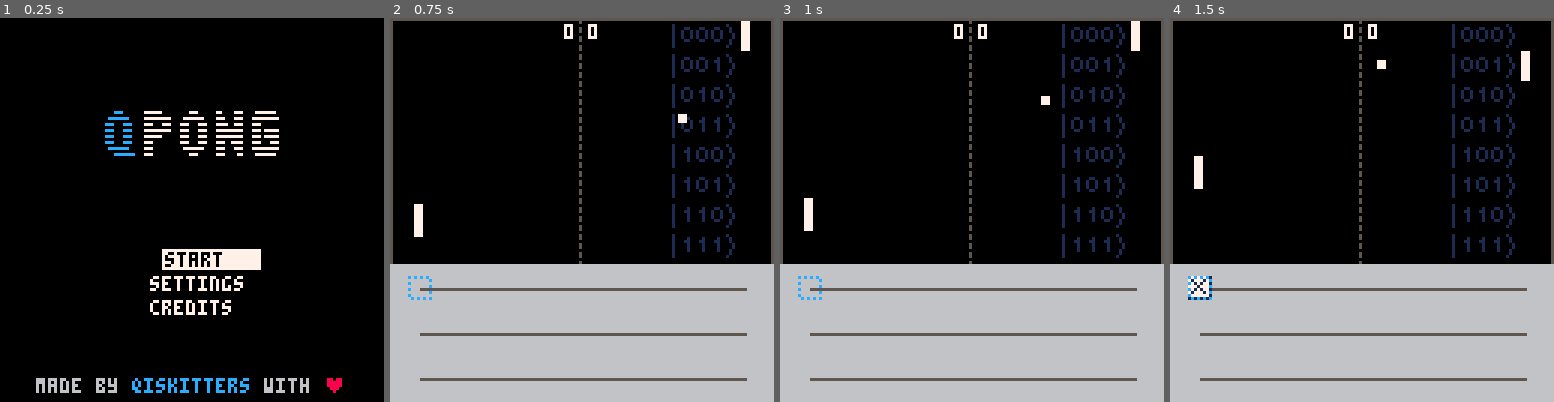
Above: before the commit, frames 1-4 (left to right).
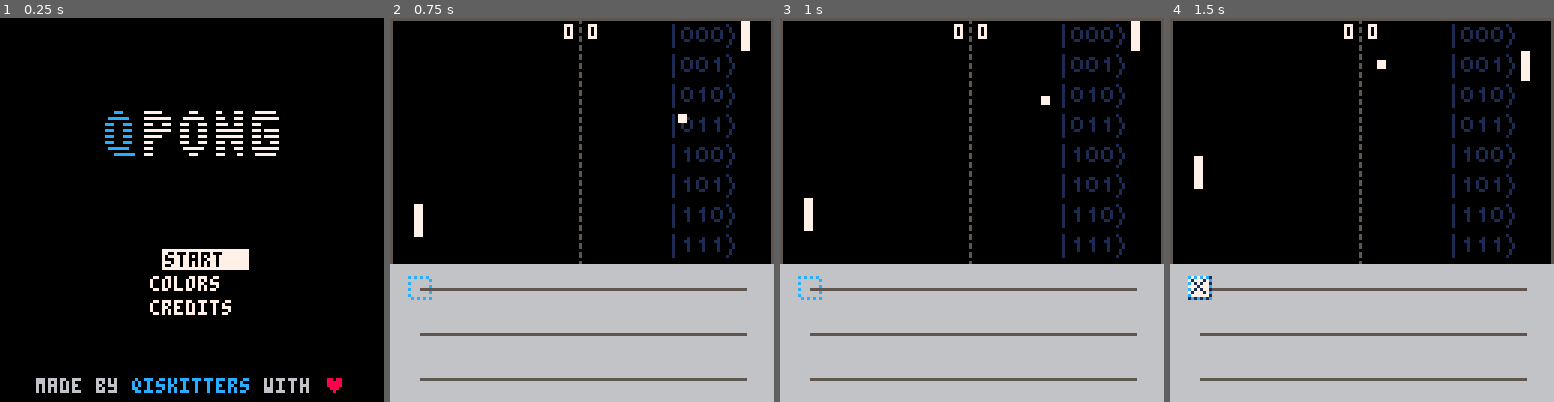
Above: after the commit, the same moments.

Repository: QPong/QPong-PICO-8
Game: PICO-8 cartridge qpong.p8
Same seed, same stepped clock (60 frames per second), same inputs: the game is played once before the commit and once after it.
Inputs:
- Up to frame 1 (0.25 s): no input
- Up to frame 2 (0.75 s): tap X (X key) at 0.33 s; tap O (Z key) at 0.7 s
- Up to frame 3 (1 s): no input
- Up to frame 4 (1.5 s): tap X (X key) at 1.07 s

The runs differ from the first frame. In frame 1, 0.6% of the frame differs, in the area x 39-68%, y 60-72%; in frame 2, nothing differs; in frame 3, nothing differs; in frame 4, nothing differs.

Commit message:
add option to revert back to pico-8 color palette

Diff:
--- a/qpong.p8
+++ b/qpong.p8
@@ -300,8 +300,8 @@
 scored = ""
 blink_timer = 0
 
-function gbvram()
-  -- remap gameboy color pallette
+function gb_palette()
+  -- gameboy color palette
 
   green_0 = 0xf1 -- darkest green
   green_1 = 0x93 -- dark green
@@ -327,6 +327,14 @@
 
 end
 
+function pico8_palette()
+  -- pico-8 original palette
+
+  for i = 0, 15 do
+    poke(0x5f10+i, i)
+  end
+end
+
 --menu system
 --by pixelcod
 
@@ -349,7 +357,7 @@
  for i=1, menu.amt do
   oset=i*8
   if i==menu.sel then
-   rectfill(cx,menu.y+oset-1,cx+32,menu.y+oset+5,col1)
+   rectfill(cx,menu.y+oset-1,cx+4*7,menu.y+oset+5,col1)
    print(menu.options[i],cx+1,menu.y+oset,col2)
   else
    print(menu.options[i],menu.x,menu.y+oset,col1)
@@ -362,7 +370,7 @@
  menu.x=50
  cx=menu.x
  menu.y=70
- menu.options={"start","settings",
+ menu.options={"start","colors",
             "credits"}
  menu.amt=0
  for i in all(menu.options) do
@@ -380,7 +388,7 @@
   menu_timer>1 then
    if menu.options[menu.sel]=="start" then
     new_game()
-   elseif menu.options[menu.sel]=="settings" then
+   elseif menu.options[menu.sel]=="colors" then
     init_settings()
    elseif menu.options[menu.sel]=="credits" then
     scene = "credits"
@@ -415,7 +423,7 @@
 
 function init_settings()
  menu.sel=1
- menu.options={"palette"}
+ menu.options={"gameboy", "pico-8"}
  menu.amt=0
  for i in all(menu.options) do
   menu.amt+=1
@@ -428,8 +436,10 @@
  if (btnp(5)) init_menu()
  if btnp(4) and
  menu_timer>1 then
-  if menu.options[menu.sel]=="palette" then
-   gbvram()
+  if menu.options[menu.sel]=="gameboy" then
+    gb_palette()
+  elseif menu.options[menu.sel]=="pico-8" then
+    pico8_palette()
   end
  end
 end
@@ -934,7 +944,7 @@
 
 function _draw()
     cls()
-    --gbvram() -- gameboy color pallette
+    --gb_palette() -- gameboy color pallette
 
     -- test color pallette swapping
     --[[
